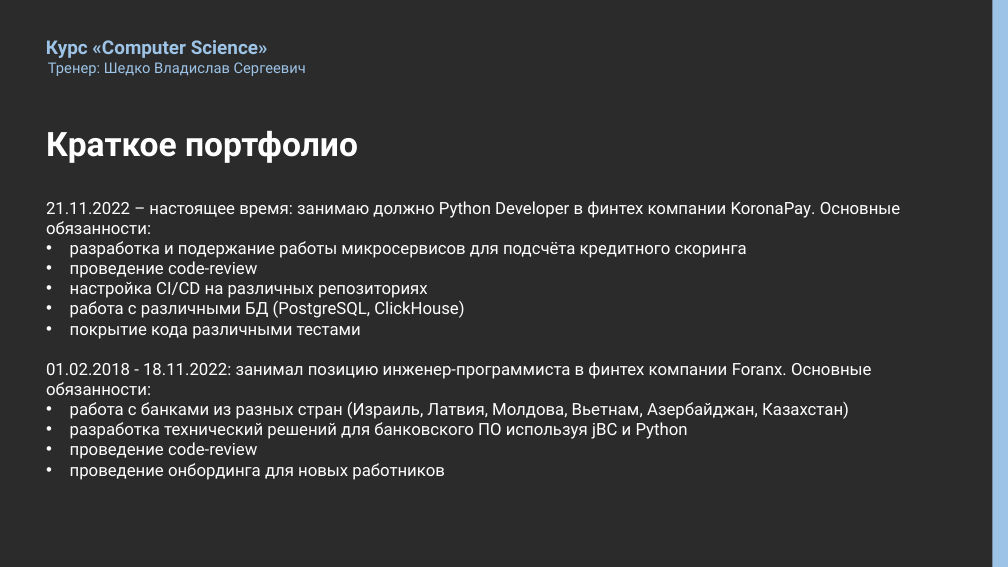
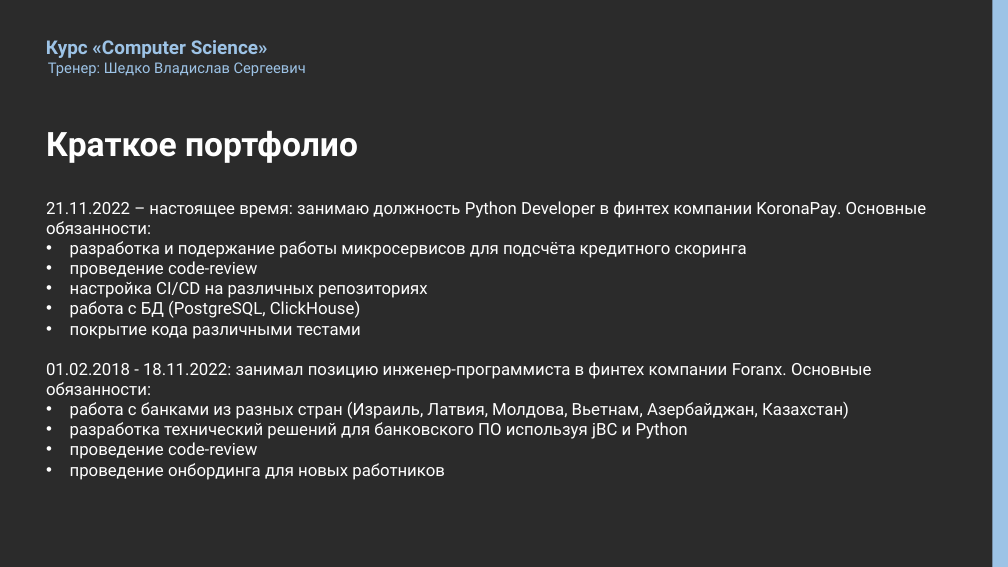
Before and after one commit to ShedkoV/BasicsComputerScience, a slide deck: slide 4 of hw_first_lesson/presentations/1_устройство_пк.pptx. Drawn at 1008x567 pixels with LibreOffice and Linux fonts; fonts in the diff are those of the drawing; background and template pictures are left out; a plain dark background stands for a picture behind light text. Boxes give left, top, right and bottom in pixels: in the first picture for what was removed or moved away, otherwise in the second. Text is boxed around its words. In the diff, an @@ line names an element or a change of style, - is before the commit and + after.

```diff
--- a/hw_first_lesson/presentations/1_устройство_пк.pptx
+++ b/hw_first_lesson/presentations/1_устройство_пк.pptx
@@ text at [46, 201, 927, 234]: text changed @@
-21.11.2022 – настоящее время: занимаю должно Python Developer в финтех компании KoronaPay. Основные обязанности:
+21.11.2022 – настоящее время: занимаю должность Python Developer в финтех компании KoronaPay. Основные обязанности:
@@ text at [70, 301, 361, 318]: text changed @@
-• работа с различными БД (PostgreSQL, ClickHouse)
+• работа с БД (PostgreSQL, ClickHouse)
```
Also in this commit, not shown: 3 other slides changed, 16 other files.
